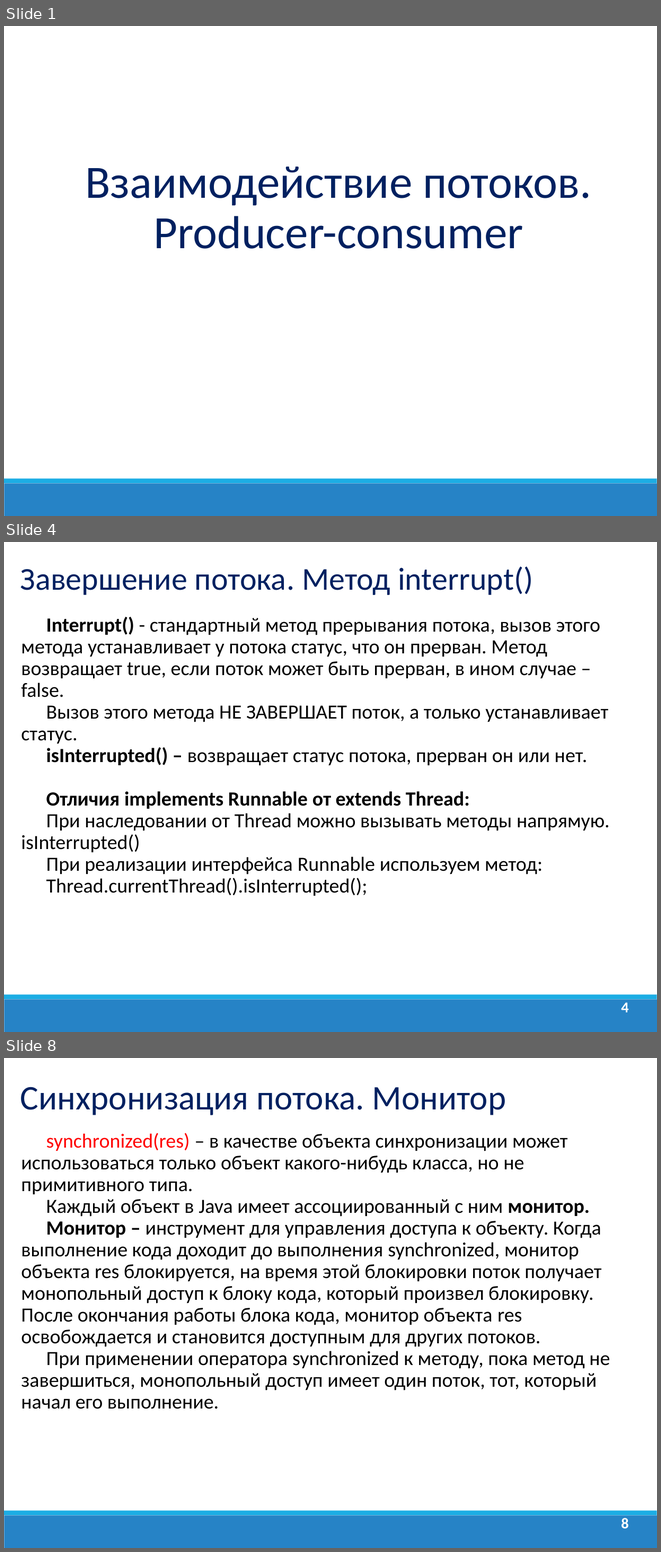
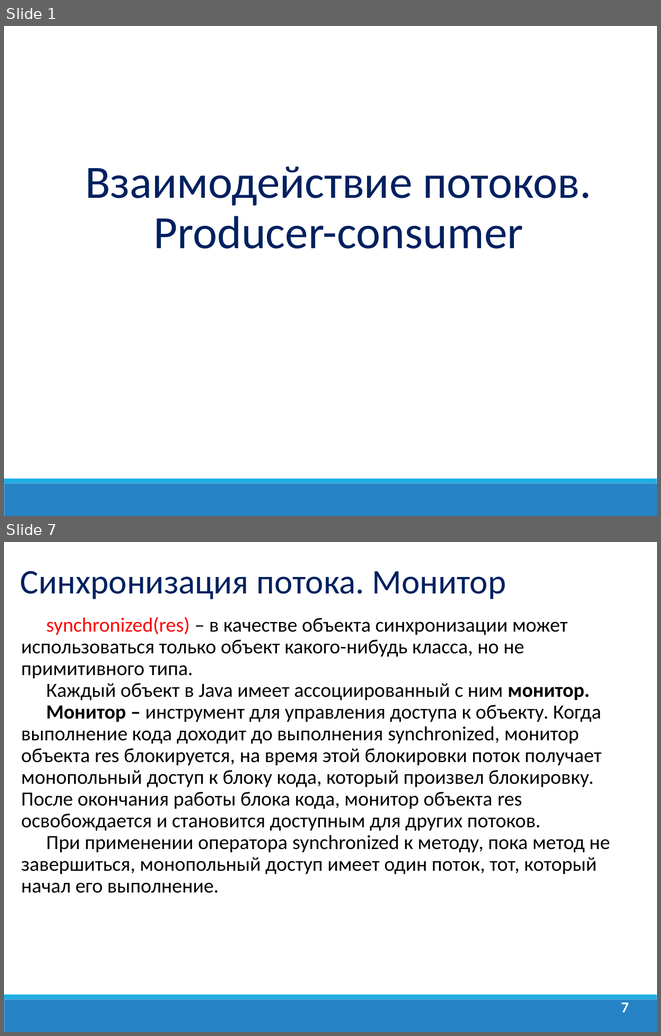
Before and after one commit to dmitry-academy/academy_old, a slide deck: academy/resources/presentations/Многопоточность/Java_Lection_19. Взаимодействие потоков. Producer-consumer.ppt. Shown one above the other, each under a label of ours: slides 1, 4 and 8 before the commit, slides 1 and 7 after it; the slides between them are not shown. The pictures are 661x1552 and 661x1036 pixels, drawn with LibreOffice and Linux fonts; fonts in the diff are those of the drawing; background and template pictures are left out. Boxes give left, top, right and bottom in pixels: in the first picture for what was removed or moved away, otherwise in the second. Text is boxed around its words. In the diff, an @@ line names an element or a change of style, - is before the commit and + after.

```diff
--- a/academy/resources/presentations/Многопоточность/Java_Lection_19. Взаимодействие потоков. Producer-consumer.ppt
+++ b/academy/resources/presentations/Многопоточность/Java_Lection_19. Взаимодействие потоков. Producer-consumer.ppt
@@ slide 4 removed at <box>4,542,657,1032</box>, background #FFFFFF; not listed: 2 template elements that a slide beside it also shows @@
@@ text removed at <box>20,566,533,595</box> @@
-Завершение потока. Метод interrupt()
@@ text removed at <box>21,617,610,896</box> @@
-Interrupt() - стандартный метод прерывания потока, вызов этого метода устанавливает у потока статус, что он прерван. Метод возвращает true, если поток может быть прерван, в ином случае – false.
-Вызов этого метода НЕ ЗАВЕРШАЕТ поток, а только устанавливает статус.
-isInterrupted() – возвращает статус потока, прерван он или нет.
-Отличия implements Runnable от extends Thread:
-При наследовании от Thread можно вызывать методы напрямую. isInterrupted()
-При реализации интерфейса Runnable используем метод:
-Thread.currentThread().isInterrupted();
@@ page number removed at <box>621,1002,628,1012</box> @@
-4
@@ what was slide 8 is now slide 7 @@
@@ page number at <box>621,1002,628,1012</box>: text changed @@
-8
+7
```
Also in this commit, not shown: 3 slides changed, 7 slides added, 3 other slides removed, 9 other files.
